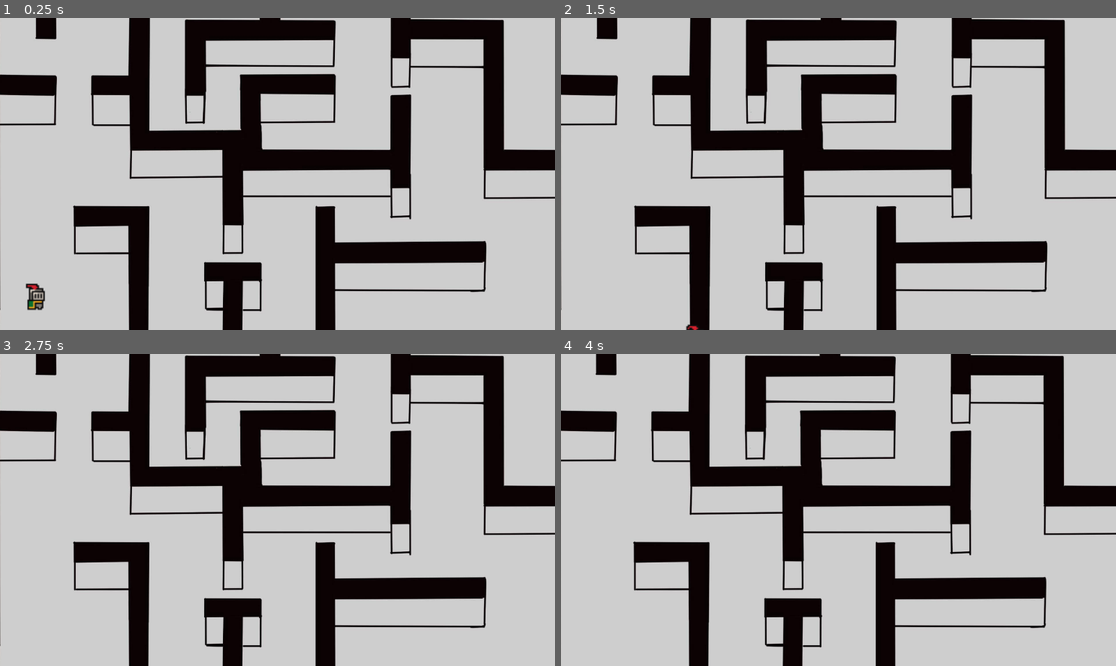
Above: before the commit, frames 1-4 (two rows, left to right).
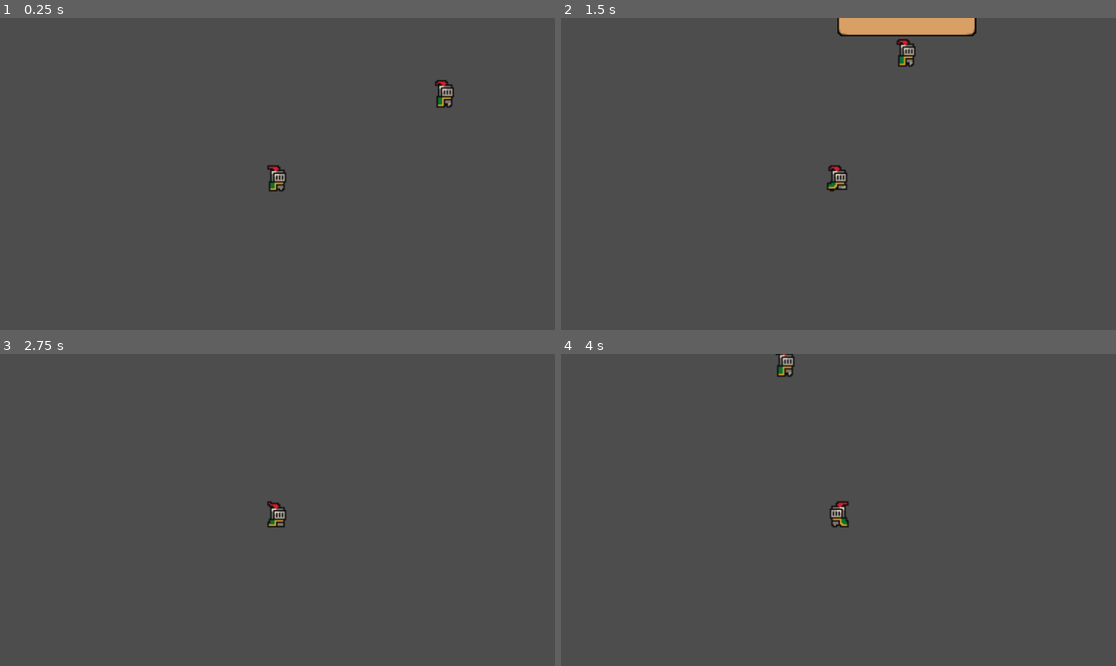
Above: after the commit, the same moments.

Repository: IvanGutsev/PlovdivGameJam2026
Game: Godot game, scene res://Scenes/main.tscn
Same seed, same stepped clock (60 frames per second), same inputs: the game is played once before the commit and once after it. The engine's default icon, where the game draws it, is replaced by a stand-in: a white triangle on a blue panel in a dark square.
Inputs:
- Up to frame 1 (0.25 s): no input
- Up to frame 2 (1.5 s): tap Enter (ui_accept) at 0.5, 0.77 s; hold D (right) 0.53-1.28 s; hold E (interact) 0.53-1.28 s; hold S (down) from 1.28 s (still down); tap M (mask and unmask) at 1.35 s
- Up to frame 3 (2.75 s): tap Enter (ui_accept) at 1.52, 2 s; release S (down) at 2.03 s; hold D (right) from 2.03 s (still down); hold E (interact) from 2.03 s (still down)
- Up to frame 4 (4 s): release D (right) at 2.78 s; release E (interact) at 2.78 s; hold W (up) 2.78-3.53 s; tap M (mask and unmask) at 2.85 s; tap Enter (ui_accept) at 3.02, 3.77 s; hold A (left) from 3.53 s (still down); hold E (interact) from 3.53 s (still down)

The runs differ from the first frame. In frame 1, 99% of the frame differs, in the area x 0-100%, y 0-100%; in frame 2, 99%; in frame 3, 99%; in frame 4, 99%.

Commit message:
Revert "backup"
This reverts commit b8dbbb689988ae50ea2d7d4d5f693c399f8b2351.

Diff:
--- a/Scenes/level_0.tscn
+++ /dev/null
@@ -1,9 +0,0 @@
-[gd_scene format=3 uid="uid://ctuclp31im6ms"]
-
-[ext_resource type="Texture2D" uid="uid://dn4cfyf4rl7b6" path="res://Assets/Level_Prototype.jpg" id="1_m0b12"]
-
-[node name="Level0" type="StaticBody2D" unique_id=1040540188]
-
-[node name="Sprite2D" type="Sprite2D" parent="." unique_id=598554875]
-scale = Vector2(0.2, 0.2)
-texture = ExtResource("1_m0b12")
--- a/Scenes/main.tscn
+++ b/Scenes/main.tscn
@@ -1,25 +1,14 @@
 [gd_scene format=3 uid="uid://c6fu772o7gj20"]
 
-[ext_resource type="PackedScene" uid="uid://ctuclp31im6ms" path="res://Scenes/level_0.tscn" id="1_8gbba"]
 [ext_resource type="PackedScene" uid="uid://bngdwclfakgcw" path="res://Scenes/player.tscn" id="1_jjgbg"]
 [ext_resource type="PackedScene" uid="uid://nqdnb6sw600a" path="res://Scenes/npc.tscn" id="2_bo1nx"]
 
 [node name="Main" type="Node2D" unique_id=158342298]
 
-[node name="Level0" parent="." unique_id=705922176 instance=ExtResource("1_8gbba")]
-collision_layer = 3
-
 [node name="Player" parent="." unique_id=1397783346 instance=ExtResource("1_jjgbg")]
-position = Vector2(-168, 163)
 
 [node name="Camera2D" type="Camera2D" parent="Player" unique_id=414048392]
-scale = Vector2(0.054443266, 1.0588691)
 zoom = Vector2(3, 3)
-limit_left = -193
-limit_top = -191
-limit_right = 193
-limit_bottom = 189
-position_smoothing_enabled = true
 
 [node name="NPC" parent="." unique_id=248751030 instance=ExtResource("2_bo1nx")]
 position = Vector2(116, -58)
--- a/Scenes/npc.tscn
+++ b/Scenes/npc.tscn
@@ -22,23 +22,23 @@
 [sub_resource type="CircleShape2D" id="CircleShape2D_xxsvc"]
 radius = 35.014282
 
-[node name="NPC" type="CharacterBody2D" unique_id=494707890]
+[node name="NPC" type="CharacterBody2D"]
 collision_mask = 2
 script = ExtResource("1_xxsvc")
 
-[node name="AnimatedSprite2D" type="AnimatedSprite2D" parent="." unique_id=2143388645]
+[node name="AnimatedSprite2D" type="AnimatedSprite2D" parent="."]
 sprite_frames = SubResource("SpriteFrames_b0k6i")
 animation = &"idle"
 
-[node name="chat_detection_area" type="Area2D" parent="." unique_id=295352954]
+[node name="chat_detection_area" type="Area2D" parent="."]
 
-[node name="CollisionShape2D" type="CollisionShape2D" parent="chat_detection_area" unique_id=658795190]
+[node name="CollisionShape2D" type="CollisionShape2D" parent="chat_detection_area"]
 shape = SubResource("CircleShape2D_xxsvc")
 
-[node name="Timer" type="Timer" parent="." unique_id=1519149918]
+[node name="Timer" type="Timer" parent="."]
 autostart = true
 
-[node name="Label" type="Label" parent="." unique_id=636765018]
+[node name="Label" type="Label" parent="."]
 offset_left = -35.0
 offset_top = -21.0
 offset_right = 35.0
@@ -46,7 +46,7 @@
 theme_override_font_sizes/font_size = 8
 text = "Press E to interact"
 
-[node name="DialogueBox" parent="." unique_id=1371953823 instance=ExtResource("3_g6unj")]
+[node name="DialogueBox" parent="." instance=ExtResource("3_g6unj")]
 offset_left = -48.0
 offset_top = -62.0
 offset_right = -8.0
Binary file removed: Assets/Level_Prototype.jpg
Not shown, removed: Assets/Level_Prototype.jpg.import
Not shown: 1 places in Scenes/npc.tscn that only renumber resources
